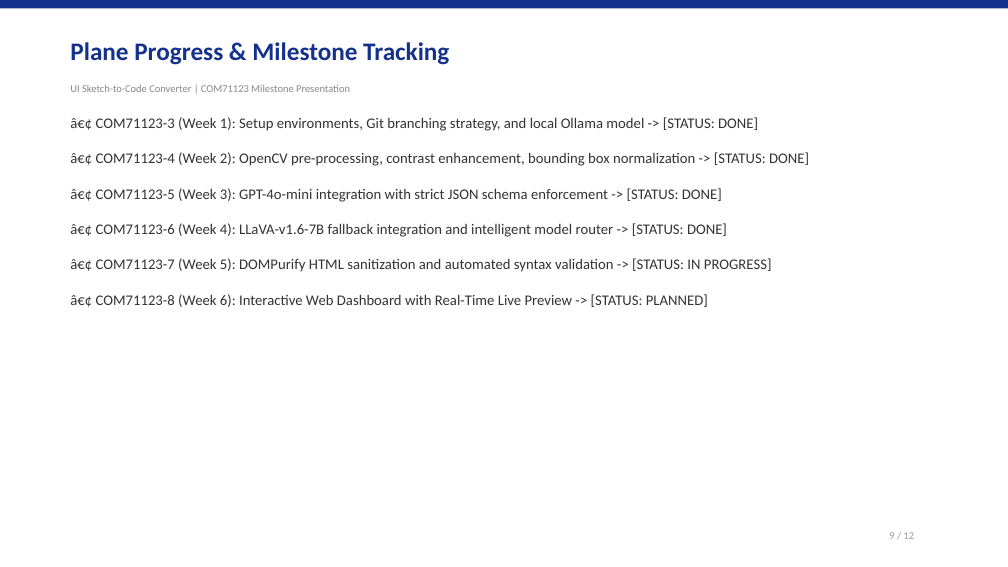
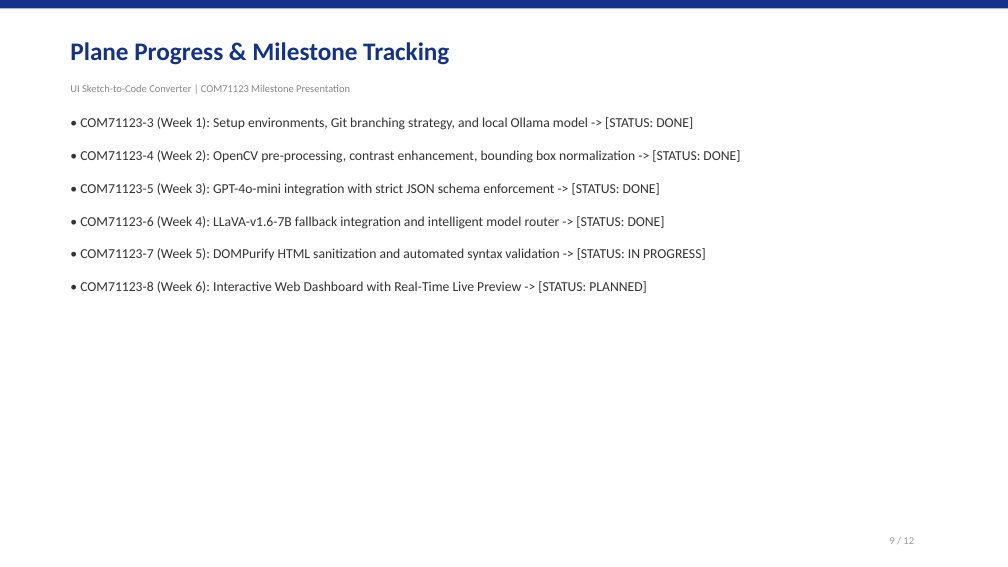
Before and after one commit to arun160420/ui-sketch-to-code, a slide deck: slide 9 of UI_Sketch_to_Code_Presentation.pptx. Drawn at 1008x567 pixels with LibreOffice and Linux fonts; fonts in the diff are those of the drawing. Boxes give left, top, right and bottom in pixels: in the first picture for what was removed or moved away, otherwise in the second. Text is boxed around its words. In the diff, an @@ line names an element or a change of style, - is before the commit and + after.

```diff
--- a/UI_Sketch_to_Code_Presentation.pptx
+++ b/UI_Sketch_to_Code_Presentation.pptx
@@ text at box(80, 117, 740, 293): text changed; size 14 to 13 pt @@
-â€¢ COM71123-3 (Week 1): Setup environments, Git branching strategy, and local Ollama model -> [STATUS: DONE]
-â€¢ COM71123-4 (Week 2): OpenCV pre-processing, contrast enhancement, bounding box normalization -> [STATUS: DONE]
-â€¢ COM71123-5 (Week 3): GPT-4o-mini integration with strict JSON schema enforcement -> [STATUS: DONE]
-â€¢ COM71123-6 (Week 4): LLaVA-v1.6-7B fallback integration and intelligent model router -> [STATUS: DONE]
-â€¢ COM71123-7 (Week 5): DOMPurify HTML sanitization and automated syntax validation -> [STATUS: IN PROGRESS]
-â€¢ COM71123-8 (Week 6): Interactive Web Dashboard with Real-Time Live Preview -> [STATUS: PLANNED]
+• COM71123-3 (Week 1): Setup environments, Git branching strategy, and local Ollama model -> [STATUS: DONE]
+• COM71123-4 (Week 2): OpenCV pre-processing, contrast enhancement, bounding box normalization -> [STATUS: DONE]
+• COM71123-5 (Week 3): GPT-4o-mini integration with strict JSON schema enforcement -> [STATUS: DONE]
+• COM71123-6 (Week 4): LLaVA-v1.6-7B fallback integration and intelligent model router -> [STATUS: DONE]
+• COM71123-7 (Week 5): DOMPurify HTML sanitization and automated syntax validation -> [STATUS: IN PROGRESS]
+• COM71123-8 (Week 6): Interactive Web Dashboard with Real-Time Live Preview -> [STATUS: PLANNED]
@@ text "9 / 12": place and size @@
-text "9 / 12" at box(889, 532, 914, 539)
+text "9 / 12" at box(889, 537, 914, 544)
```
Also in this commit, not shown: 10 other slides changed, 1 slide added, 1 slide removed, 1 other file.
